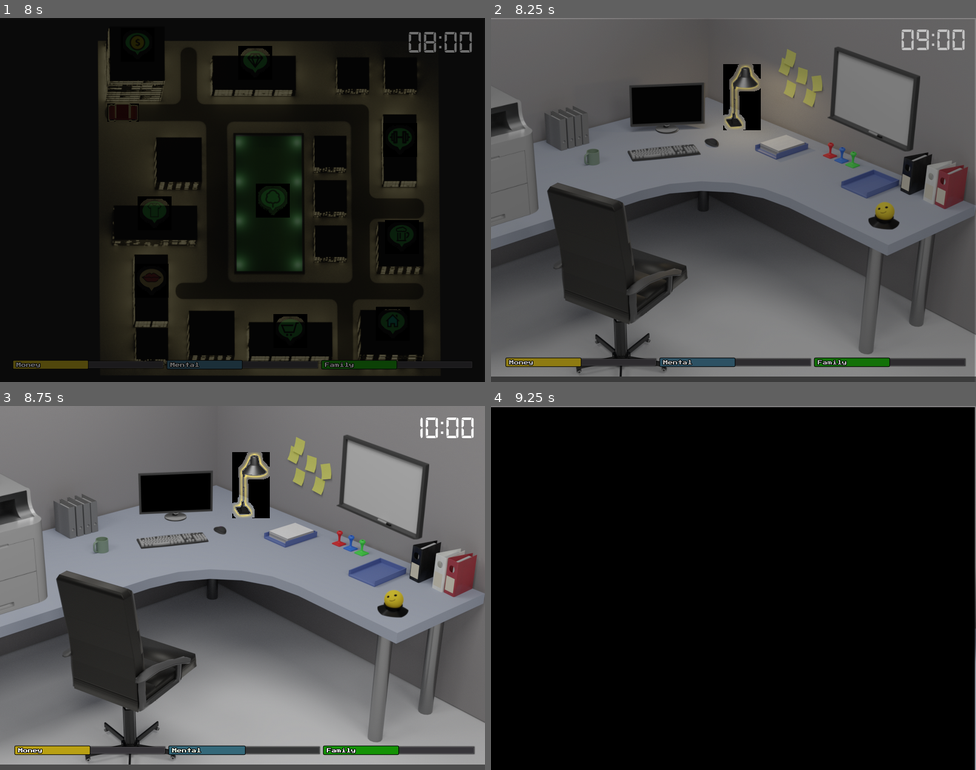
Above: before the commit, frames 1-4 (two rows, left to right).
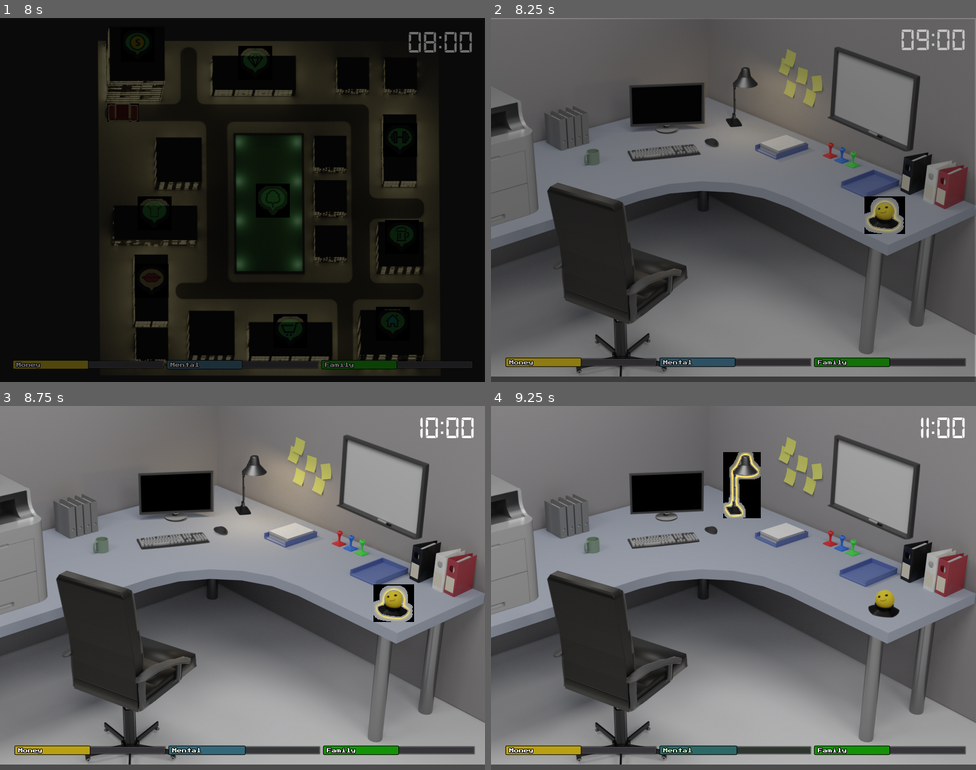
Above: after the commit, the same moments.

Repository: Trizalio/LifeLoop
Game: Godot game, scene res://scenes/main.tscn
The game is run twice, just before and just after one commit, with the same random seed, the same clock (stepped at 60 frames per second) and the same inputs. The engine's default icon, where the game draws it, is replaced by a stand-in: a white triangle on a blue panel in a dark square.
Inputs:
- Up to frame 1 (8 s): click "Press any button to start" at 0.5 s; click "Press any button to start" at 1.25 s; tap Enter at 2 s; hold Right (ui_right) 2.03-2.78 s; tap Space at 2.27, 2.75, 3.02, 4.52, 5.27, 6.02, 7.52 s; hold Down (ui_down) 2.78-3.53 s; hold Right (ui_right) 3.53-4.28 s; hold Up (ui_up) 4.28-5.03 s; hold Left (ui_left) 5.03-6.53 s; hold Down (ui_down) 6.53-7.28 s; hold Right (ui_right) from 7.28 s (still down)
- Up to frame 2 (8.25 s): release Right (ui_right) at 8.03 s; hold Up (ui_up) from 8.03 s (still down)
- Up to frame 3 (8.75 s): keep holding Up (ui_up); tap Space at 8.27 s
- Up to frame 4 (9.25 s): release Up (ui_up) at 8.78 s; hold Right (ui_right) from 8.78 s (still down); tap Space at 9.02 s

Frame 1 is identical in both runs. In frame 2, 1.4% of the frame differs, in the area x 47-86%, y 12-60%; in frame 3, 4.7%; in frame 4, 96%, in the area x 0-100%, y 0-100%.

Commit message:
office snd upd

Diff:
--- a/scenes/office.tscn
+++ b/scenes/office.tscn
@@ -13,8 +13,8 @@
 [ext_resource path="res://scenes/bars.tscn" type="PackedScene" id=11]
 [ext_resource path="res://art/audio/negative.wav" type="AudioStream" id=12]
 [ext_resource path="res://art/audio/interactions/pc.wav" type="AudioStream" id=13]
-[ext_resource path="res://art/audio/interactions/ball_long.wav" type="AudioStream" id=14]
-[ext_resource path="res://art/audio/interactions/metalClick.ogg" type="AudioStream" id=15]
+[ext_resource path="res://art/audio/interactions/misc_menu_2.wav" type="AudioStream" id=14]
+[ext_resource path="res://art/audio/interactions/poink.wav" type="AudioStream" id=15]
 
 [sub_resource type="SpriteFrames" id=1]
 animations = [ {
@@ -64,6 +64,16 @@
 scale = Vector2( 0.996016, 0.996016 )
 stream = ExtResource( 13 )
 
+[node name="ball" type="Sprite" parent="items"]
+position = Vector2( 649.361, 324.872 )
+texture = ExtResource( 3 )
+
+[node name="sound" type="AudioStreamPlayer2D" parent="items/ball"]
+position = Vector2( -703.885, -94.257 )
+scale = Vector2( 0.821086, 0.821086 )
+stream = ExtResource( 14 )
+attenuation = 0.0371627
+
 [node name="lamp" type="Sprite" parent="items"]
 position = Vector2( 413.526, 130.142 )
 scale = Vector2( 0.826482, 0.826482 )
@@ -79,15 +89,6 @@
 scale = Vector2( 0.844758, 0.959502 )
 texture = ExtResource( 10 )
 
-[node name="ball" type="Sprite" parent="items"]
-position = Vector2( 649.361, 324.872 )
-texture = ExtResource( 3 )
-
-[node name="sound" type="AudioStreamPlayer2D" parent="items/ball"]
-position = Vector2( -703.885, -94.257 )
-scale = Vector2( 0.821086, 0.821086 )
-stream = ExtResource( 14 )
-
 [node name="AudioStreamPlayer" type="AudioStreamPlayer" parent="."]
 stream = ExtResource( 8 )
 autoplay = true
